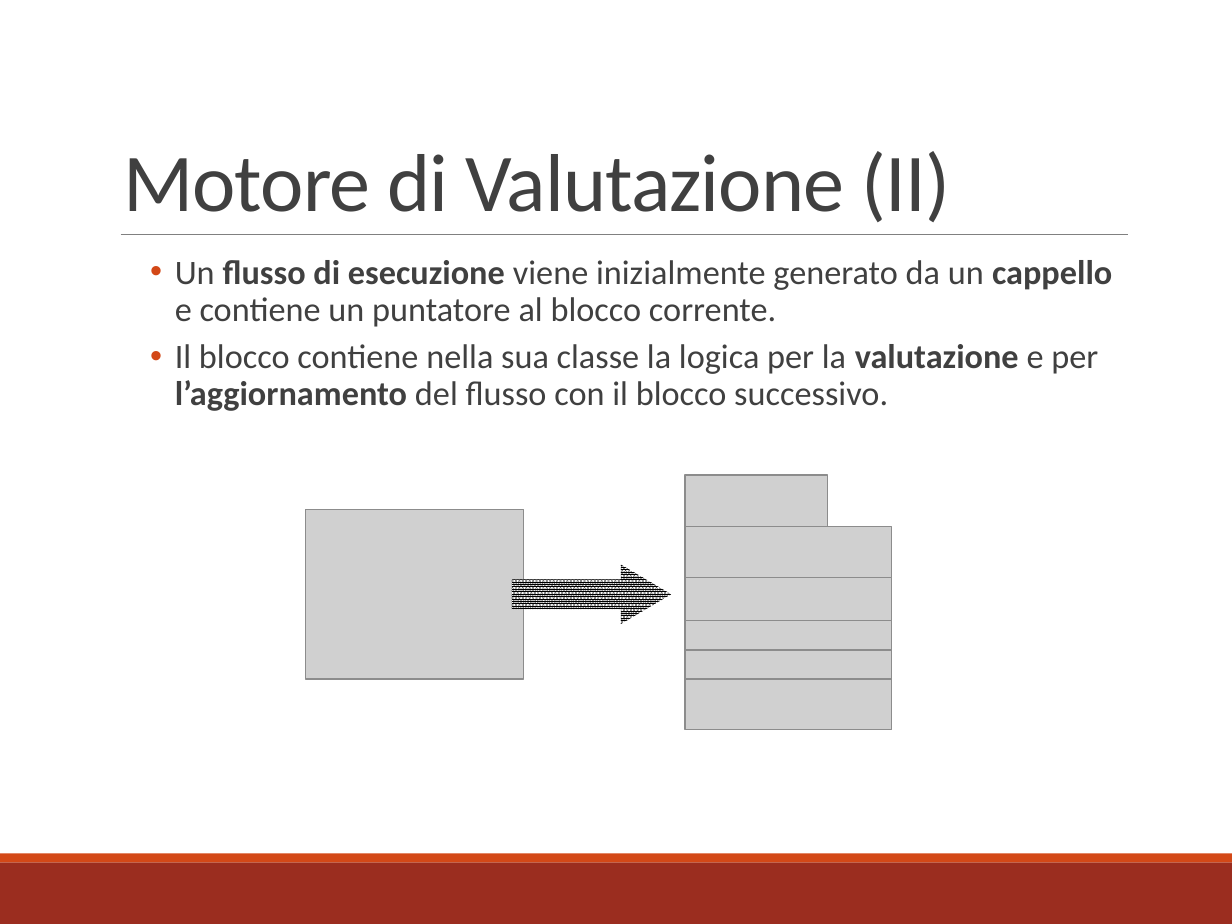
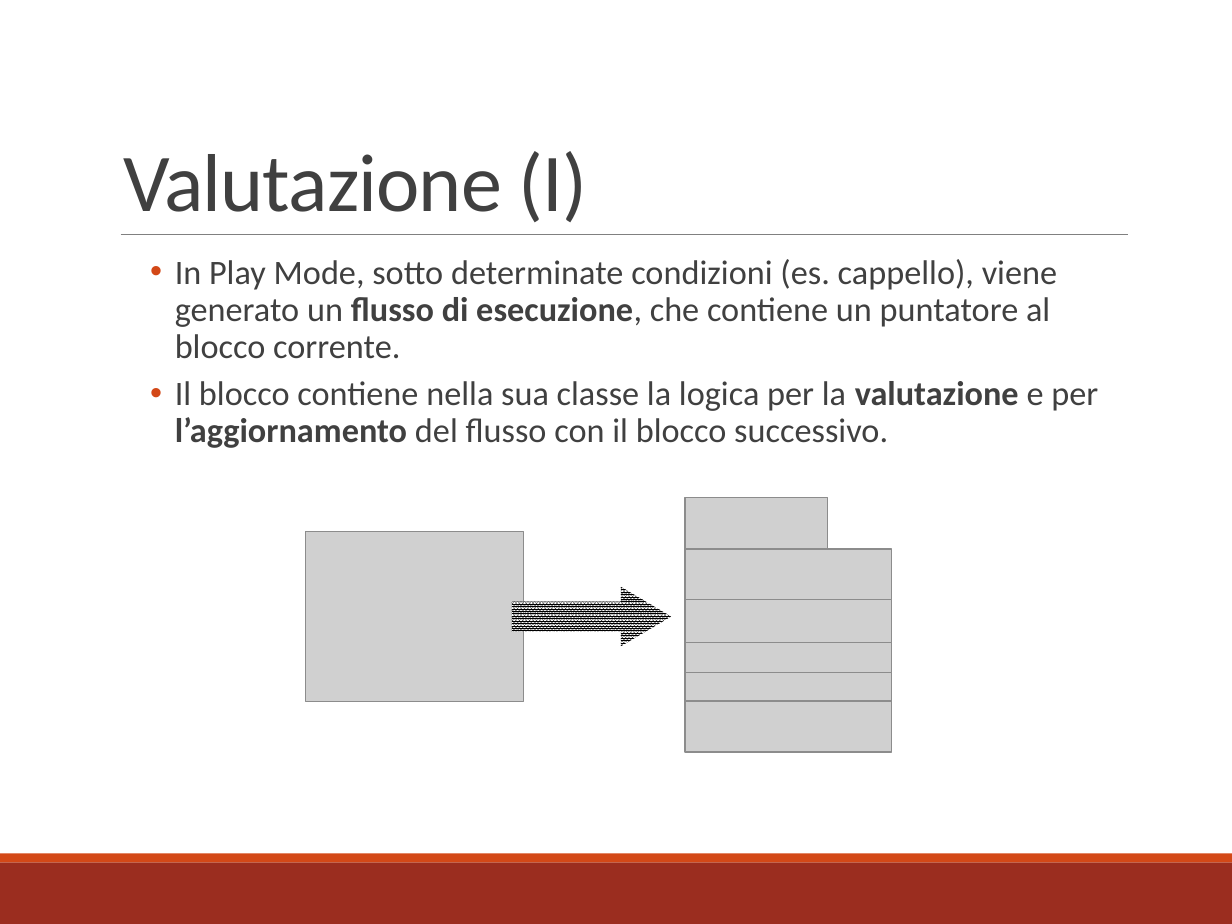
Before and after one commit to mbosc/scartch, a slide deck: slide 15 of Presentazione.pptx. Drawn at 1232x924 pixels with LibreOffice and Linux fonts; fonts in the diff are those of the drawing; grey boxes stand for pictures. Boxes give left, top, right and bottom in pixels: in the first picture for what was removed or moved away, otherwise in the second. Text is boxed around its words. In the diff, an @@ line names an element or a change of style, - is before the commit and + after.

```diff
--- a/Presentazione.pptx
+++ b/Presentazione.pptx
@@ title at [123,151,588,222]: text changed @@
-Motore di Valutazione (II)
+Valutazione (I)
@@ text at [175,259,1057,359]: text changed @@
-  • Un flusso di esecuzione viene inizialmente generato da un cappello e contiene un puntatore al blocco corrente.
+  • In Play Mode, sotto determinate condizioni (es. cappello), viene generato un flusso di esecuzione, che contiene un puntatore al blocco corrente.
@@ 5 pictures, 1 right arrow: place and size @@
-5 pictures, 1 right arrow at [306,476,892,729]
+5 pictures, 1 right arrow at [306,498,892,752]
@@ picture: place and size @@
-picture at [685,620,892,670]
+picture at [685,643,892,694]
@@ picture: place and size @@
-picture at [685,650,892,701]
+picture at [685,673,892,723]
```
Also in this commit, not shown: 13 other slides changed, 1 slide added.
